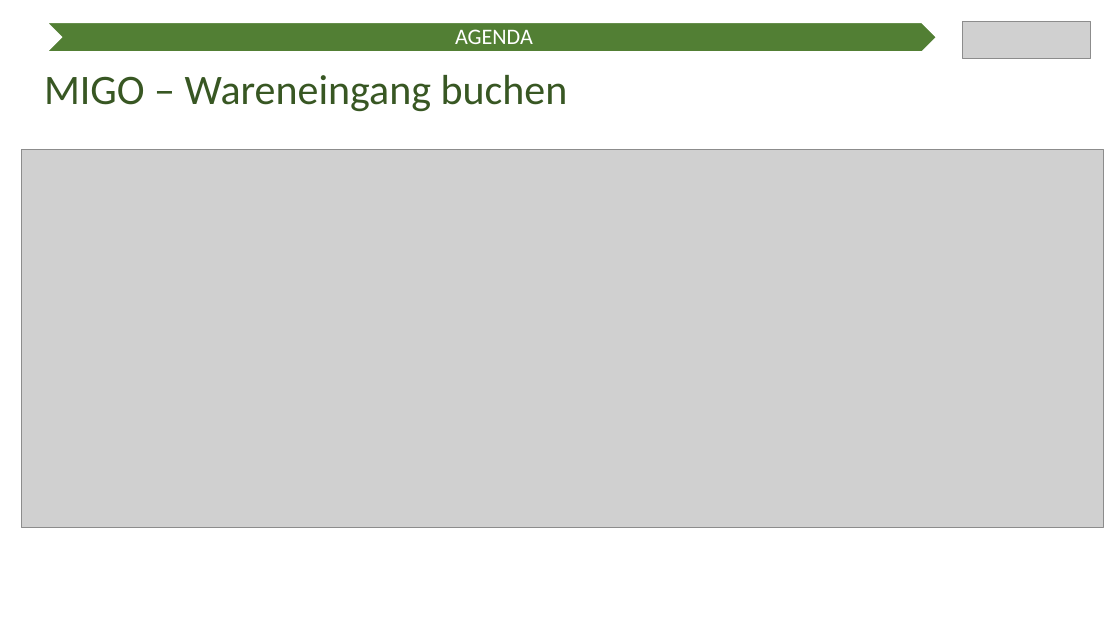
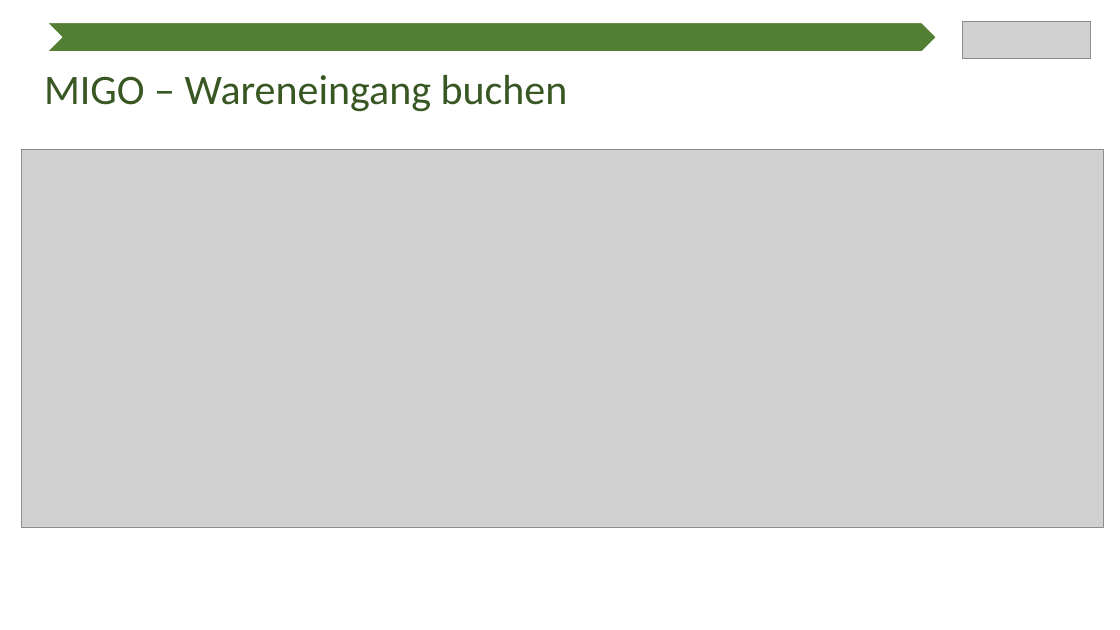
Before and after one commit to Ratoh/SAPLEXA, a slide deck: slide 17 of CavallaroAngelo/Präsentation Wahlmodulvorstellung/SAPlexa Präsentation.pptx (slide 16 before the commit). Drawn at 1120x630 pixels with LibreOffice and Linux fonts; fonts in the diff are those of the drawing; grey boxes stand for pictures. Boxes give left, top, right and bottom in pixels: in the first picture for what was removed or moved away, otherwise in the second. Text is boxed around its words. In the diff, an @@ line names an element or a change of style, - is before the commit and + after.

```diff
--- a/CavallaroAngelo/Präsentation Wahlmodulvorstellung/SAPlexa Präsentation.pptx
+++ b/CavallaroAngelo/Präsentation Wahlmodulvorstellung/SAPlexa Präsentation.pptx
@@ text removed at <box>455,29,533,44</box> @@
-AGENDA
```
Also in this commit, not shown: 7 other slides changed, 2 slides added, 2 slides removed.
